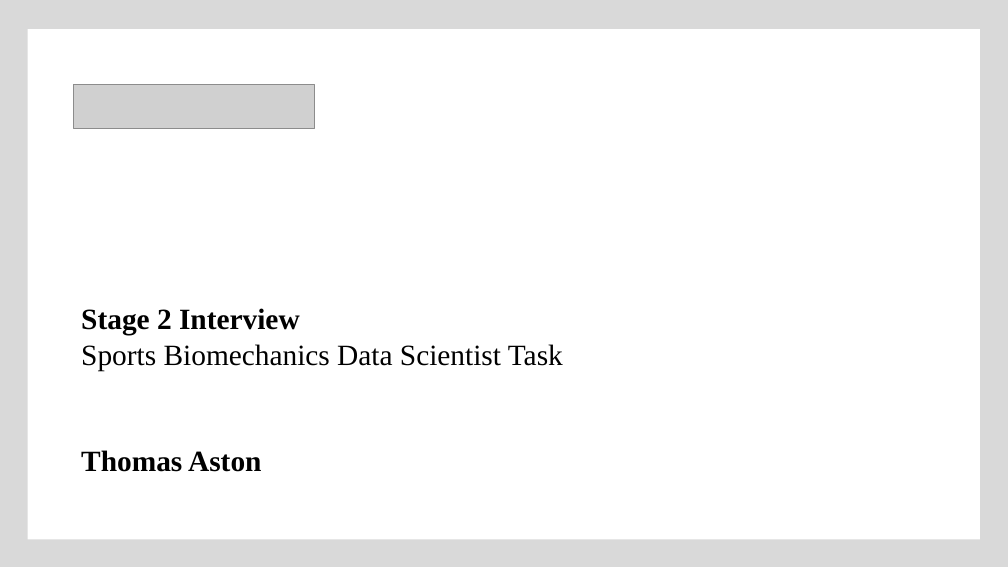
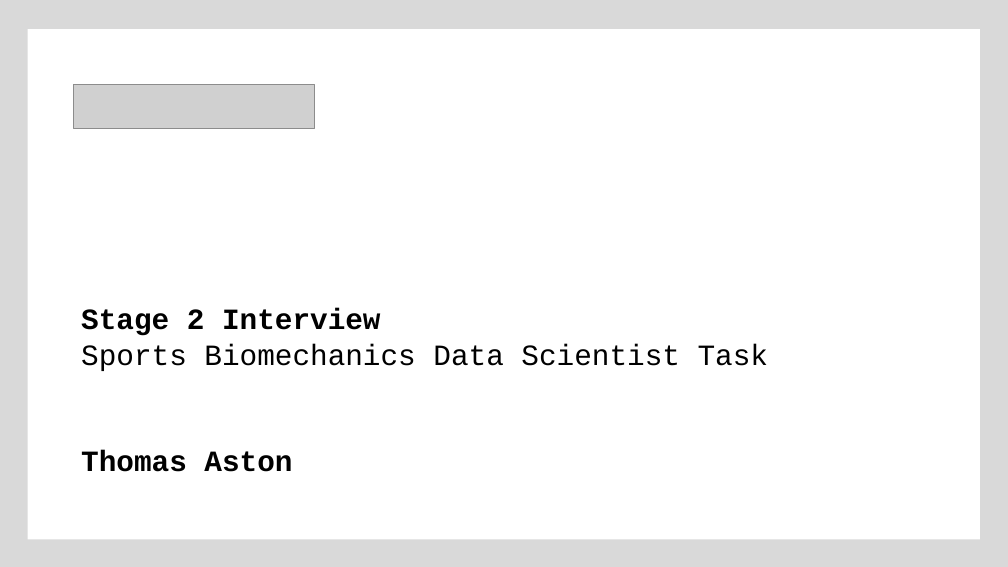
Before and after one commit to ThomasAston/movetru, a slide deck: slide 1 of presentation/slides.pptx. Drawn at 1008x567 pixels with LibreOffice and Linux fonts; fonts in the diff are those of the drawing; grey boxes stand for pictures. Boxes give left, top, right and bottom in pixels: in the first picture for what was removed or moved away, otherwise in the second. Text is boxed around its words. In the diff, an @@ line names an element or a change of style, - is before the commit and + after.

Commit message:
updating slides

```diff
--- a/presentation/slides.pptx
+++ b/presentation/slides.pptx
@@ text "Stage 2 Interview" at box(81, 308, 768, 472): font Times New Roman to Courier New @@
```
Also in this commit, not shown: 8 slides added, 4 slides removed.
